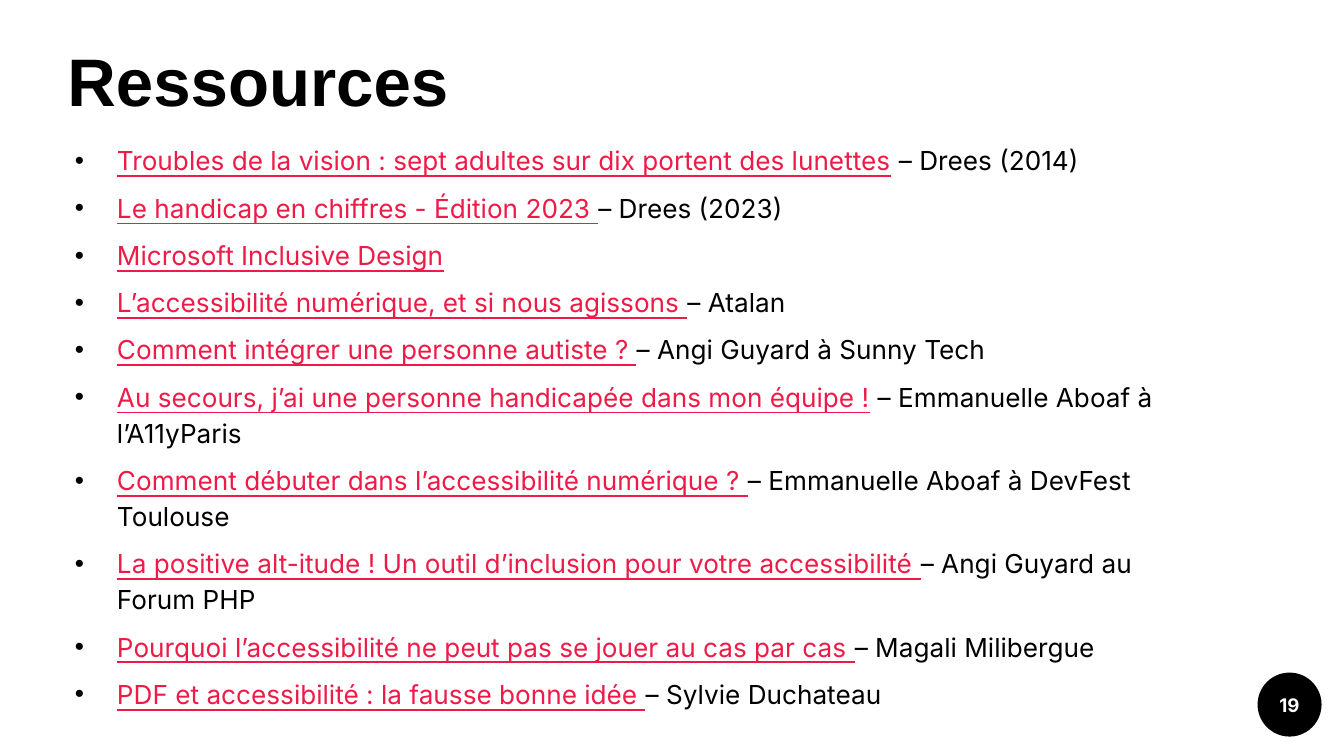
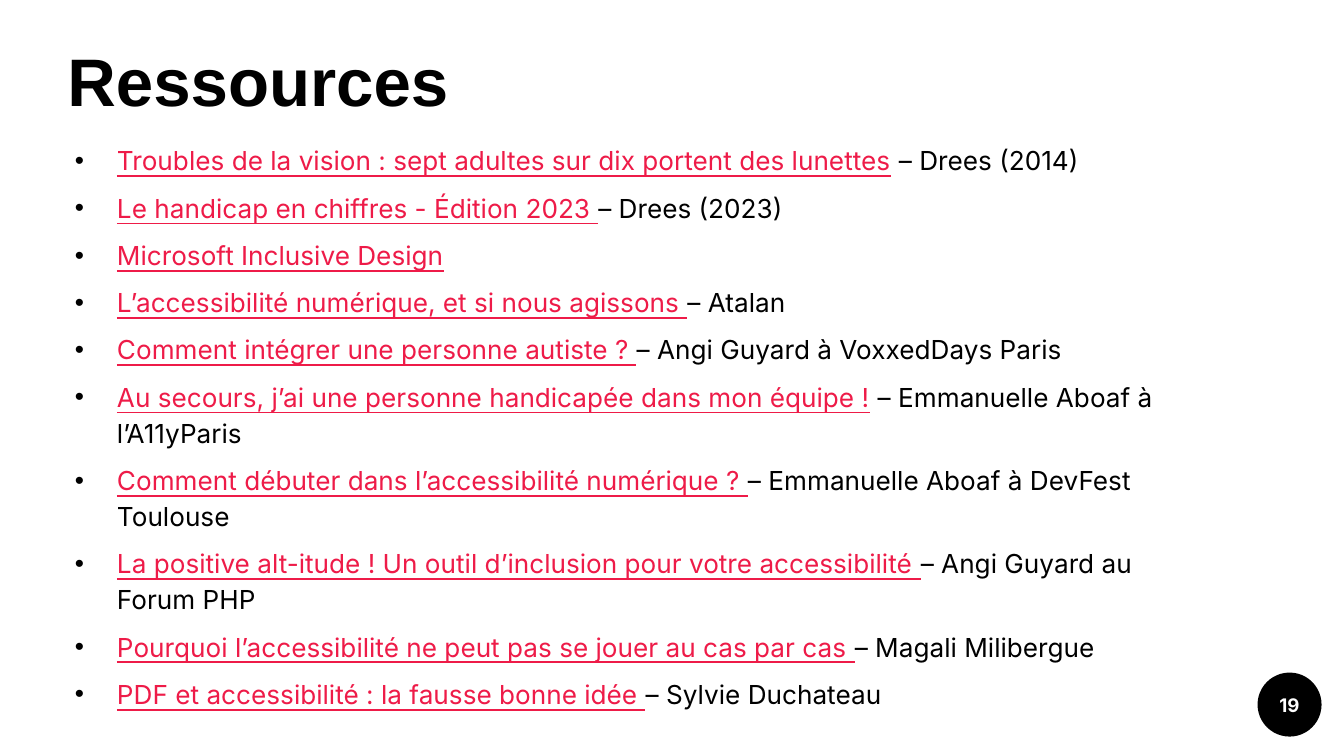
Before and after one commit to emma11y/panorama-handicap, a slide deck: slide 19 of Présentation.pptx. Drawn at 1344x756 pixels with LibreOffice and Linux fonts; fonts in the diff are those of the drawing. Boxes give left, top, right and bottom in pixels: in the first picture for what was removed or moved away, otherwise in the second. Text is boxed around its words. In the diff, an @@ line names an element or a change of style, - is before the commit and + after.

```diff
--- a/Présentation.pptx
+++ b/Présentation.pptx
@@ text at <box>117,339,1062,366</box>: text changed @@
-• Comment intégrer une personne autiste ? – Angi Guyard à Sunny Tech
+• Comment intégrer une personne autiste ? – Angi Guyard à VoxxedDays Paris
```
Also in this commit, not shown: 1 other file.
